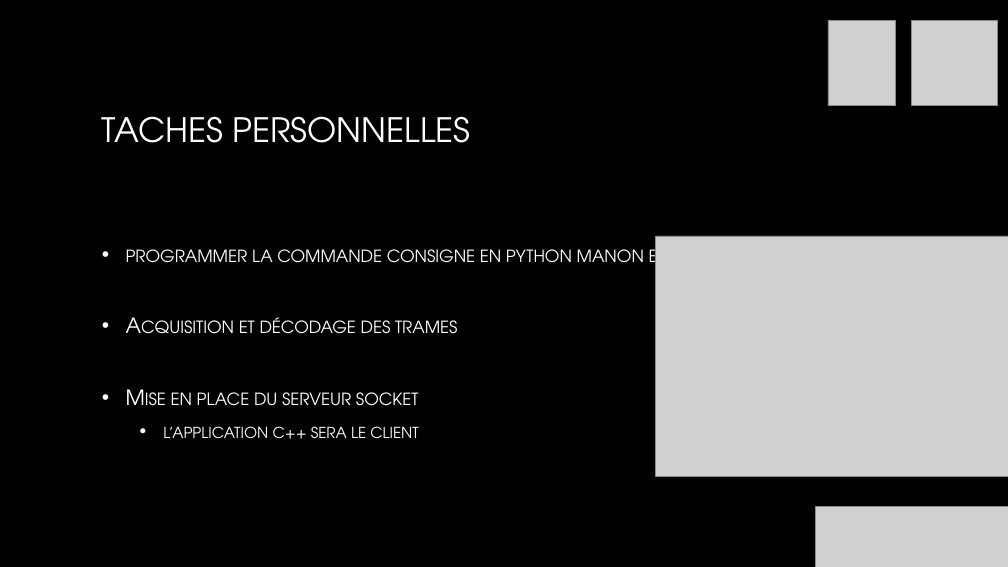
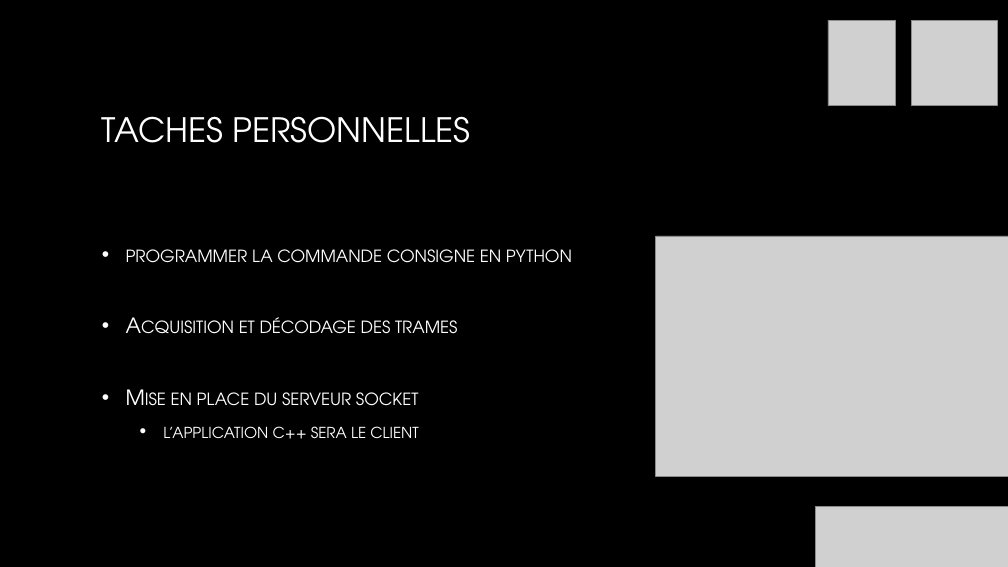
Before and after one commit to Izakun/banc_de_test_eolienne, a slide deck: slide 4 of 05_revue_de_projet/revue_01/01_arnaud_jullien/revue_01_arnaud_jullien.pptx. Drawn at 1008x567 pixels with LibreOffice and Linux fonts; fonts in the diff are those of the drawing; grey boxes stand for pictures; background and template pictures are left out. Boxes give left, top, right and bottom in pixels: in the first picture for what was removed or moved away, otherwise in the second. Text is boxed around its words. In the diff, an @@ line names an element or a change of style, - is before the commit and + after.

Commit message:
modif revue01

```diff
--- a/05_revue_de_projet/revue_01/01_arnaud_jullien/revue_01_arnaud_jullien.pptx
+++ b/05_revue_de_projet/revue_01/01_arnaud_jullien/revue_01_arnaud_jullien.pptx
@@ text at <box>126,249,572,263</box>: text changed @@
-• programmer la commande consigne en python manon est geniale
+• programmer la commande consigne en python
```
